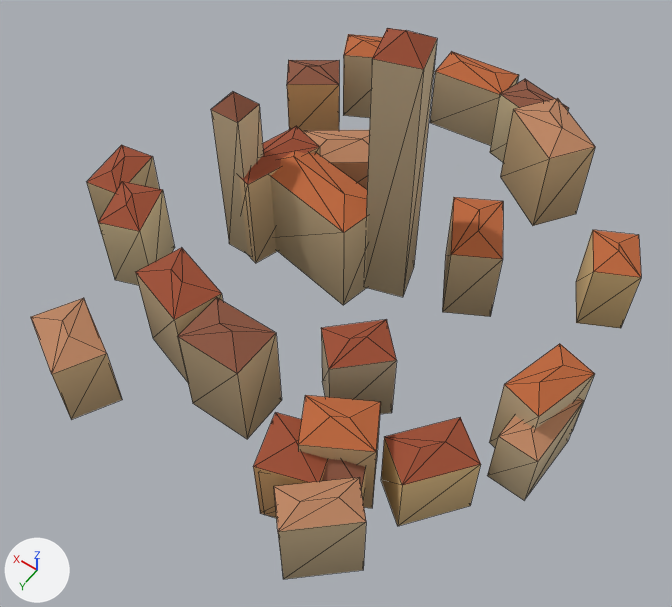
The glTF model games/yorimichi/assets/belmonte/meshes/SM_BM_BVV_Village_3.glb, before and after one commit.
The view is the same before and after, from a camera (50 mm lens) standing at (-86.3, 118.9, 168.7) and looking at (-12.3, 15.4, 6.0). The axes (+X, +Y, +Z) are drawn at lower left. The lights are the same throughout. The older version comes first. Mesh edges are drawn as thin lines. Vertices at exactly the same position are counted once.

Names of what the first picture shows: 'SM_BM_BVV_Village_3'.
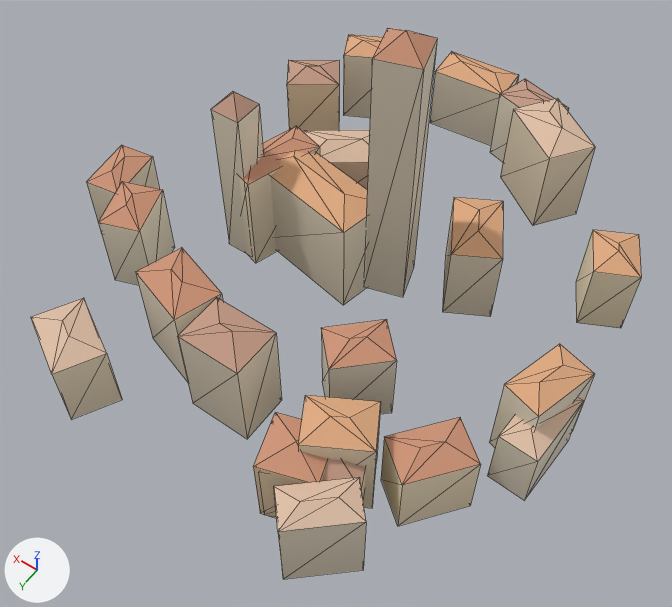
Boxes [x1, y1, x2, y2] around the edits, measured in the pictures (672 x 607 px):
```json
{"part": 1, "of": "me_sm_bvv_village_3", "change": "recoloured", "before": [87, 40, 641, 579], "after": [87, 40, 641, 579], "on screen": "lighter"}
{"part": 2, "of": "me_sm_bvv_village_3", "change": "recoloured", "before": [31, 34, 641, 531], "after": [31, 34, 641, 531]}
{"part": 3, "of": "me_sm_bvv_village_3", "change": "recoloured", "before": [52, 84, 595, 518], "after": [52, 84, 595, 518]}
{"part": 4, "of": "me_sm_bvv_village_3", "change": "recoloured", "before": [87, 28, 568, 490], "after": [87, 28, 568, 490]}
```

Edits to the scene script, one JSON object a line:
```json
{"block": "me_sm_bvv_village_3", "where": "me_sm_bvv_village_3.from_pydata(...)  # 247 vertices, 344 faces; spans x -68.0..61.1, y -76.1..65.6, z -16.7..63.0"}
{"block": "me_sm_bvv_village_3", "where": "# used by ob_sm_bm_bvv_village_3; location = (0.0, 0.0, 0.0)"}
{"block": "me_sm_bvv_village_3", "change": "me_sm_bvv_village_3 part 1: 120 faces centred in x -67.6..60.3, y -75.5..63.3, z -9.0..36.3 are repainted in the vertex colours; the middle colour goes from beige #c3b18c to pale yellow #e3d9c4"}
{"block": "me_sm_bvv_village_3", "change": "me_sm_bvv_village_3 part 2: 76 faces centred in x -65.8..36.2, y -73.7..61.1, z -3.4..18.3 are repainted in the vertex colours; the middle colour goes from orange #bd6638 to beige #dfaa81"}
{"block": "me_sm_bvv_village_3", "change": "me_sm_bvv_village_3 part 3: 76 faces centred in x -39.7..45.5, y -62.9..62.1, z -8.0..8.4 are repainted in the vertex colours; the middle colour goes from orange #cc9970 to beige #e7cbb1"}
{"block": "me_sm_bvv_village_3", "change": "me_sm_bvv_village_3 part 4: 72 faces centred in x -52.6..58.3, y -68.0..53.4, z 4.7..60.3 are repainted in the vertex colours; the middle colour goes from brown #9e4d30 to brown #ce9578"}
```
